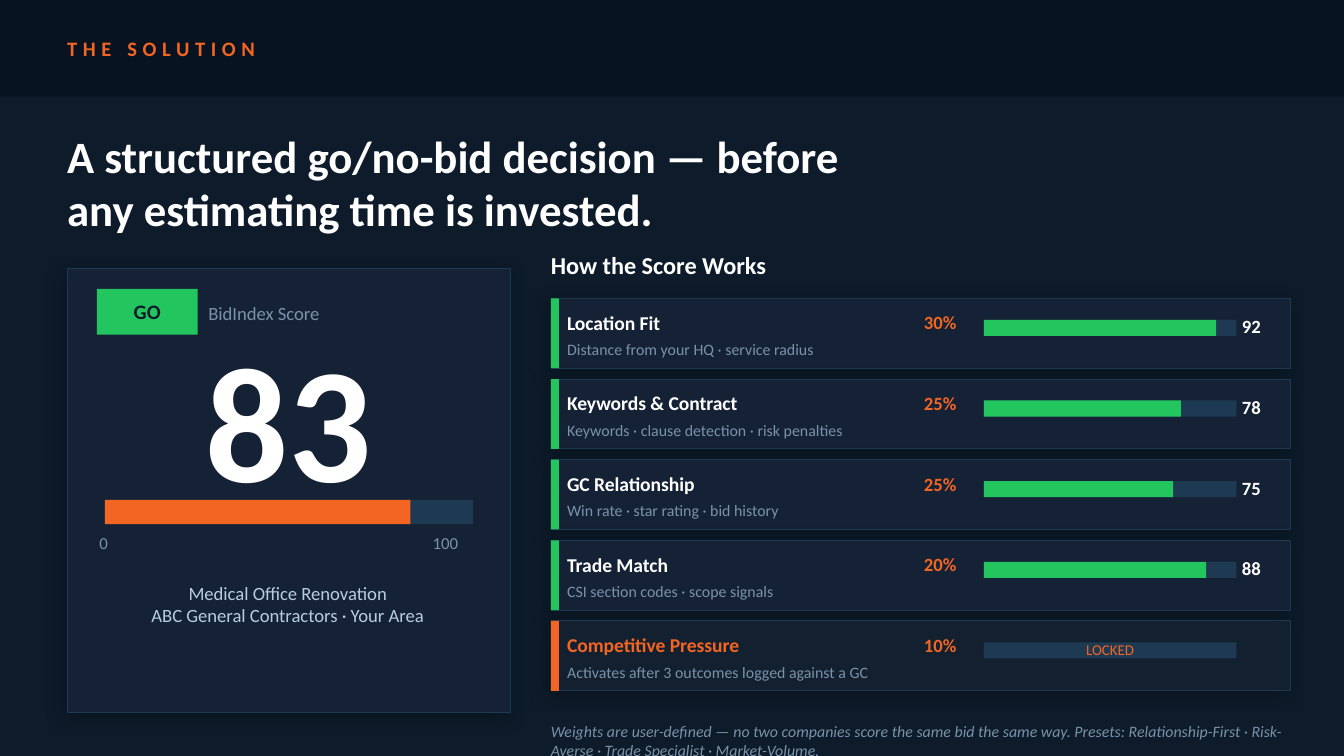
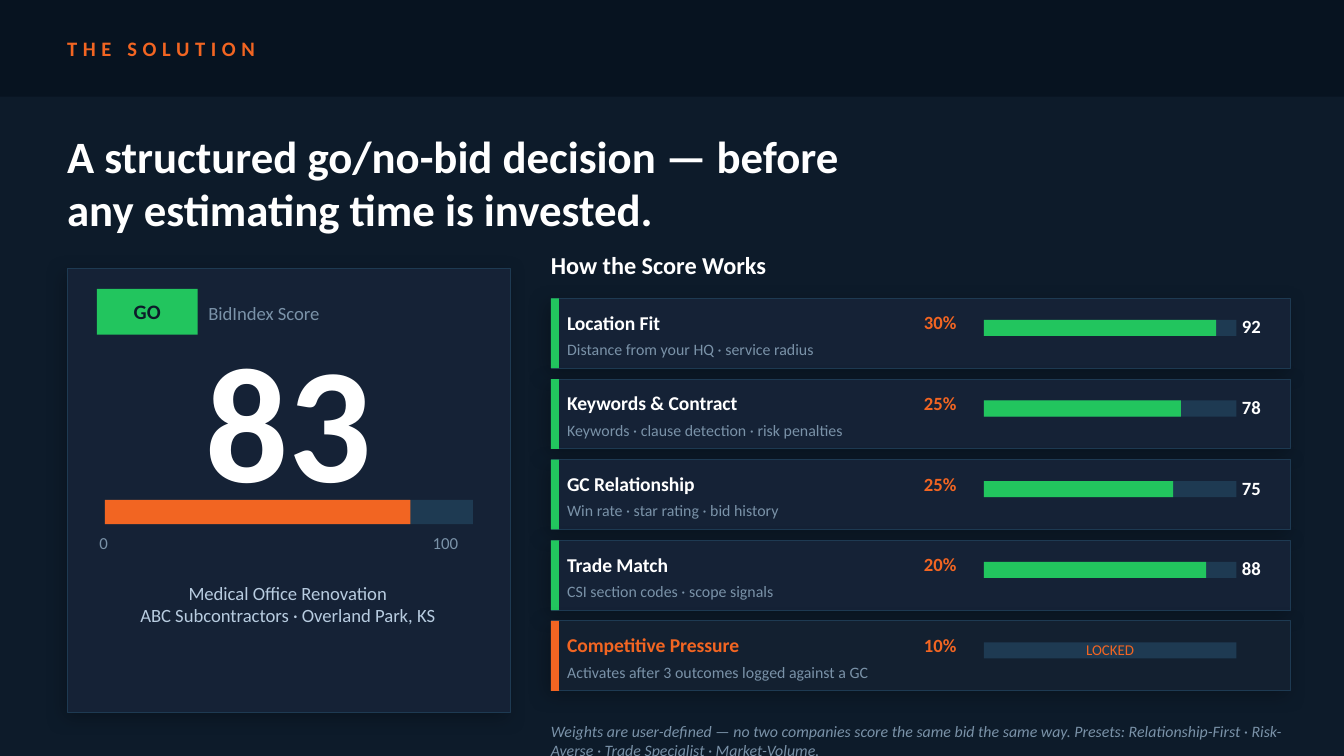
Before and after one commit to Ryanbidintell/bidiq-mvp, a slide deck: slide 3 of BidIntell_BOOST7_v7.pptx. Drawn at 1344x756 pixels with LibreOffice and Linux fonts; fonts in the diff are those of the drawing. Boxes give left, top, right and bottom in pixels: in the first picture for what was removed or moved away, otherwise in the second. Text is boxed around its words. In the diff, an @@ line names an element or a change of style, - is before the commit and + after.

```diff
--- a/BidIntell_BOOST7_v7.pptx
+++ b/BidIntell_BOOST7_v7.pptx
@@ text at box(140, 609, 435, 624): text changed @@
-ABC General Contractors · Your Area
+ABC Subcontractors · Overland Park, KS
```
Also in this commit, not shown: 1 other slide changed, 3 other files.
